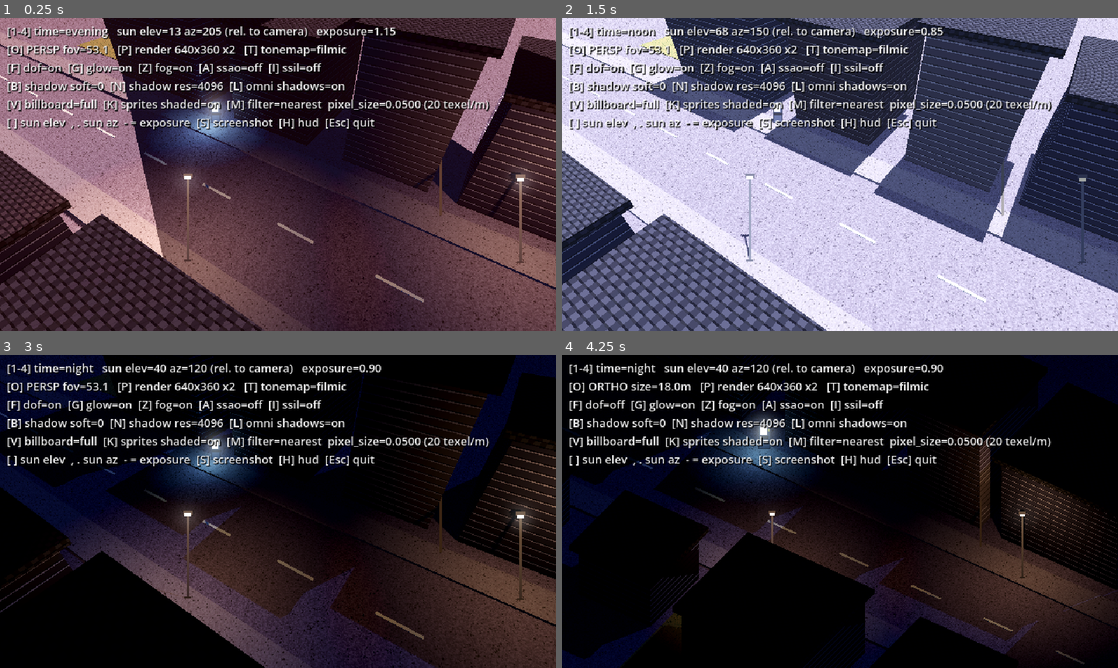
Above: before the commit, frames 1-4 (two rows, left to right).
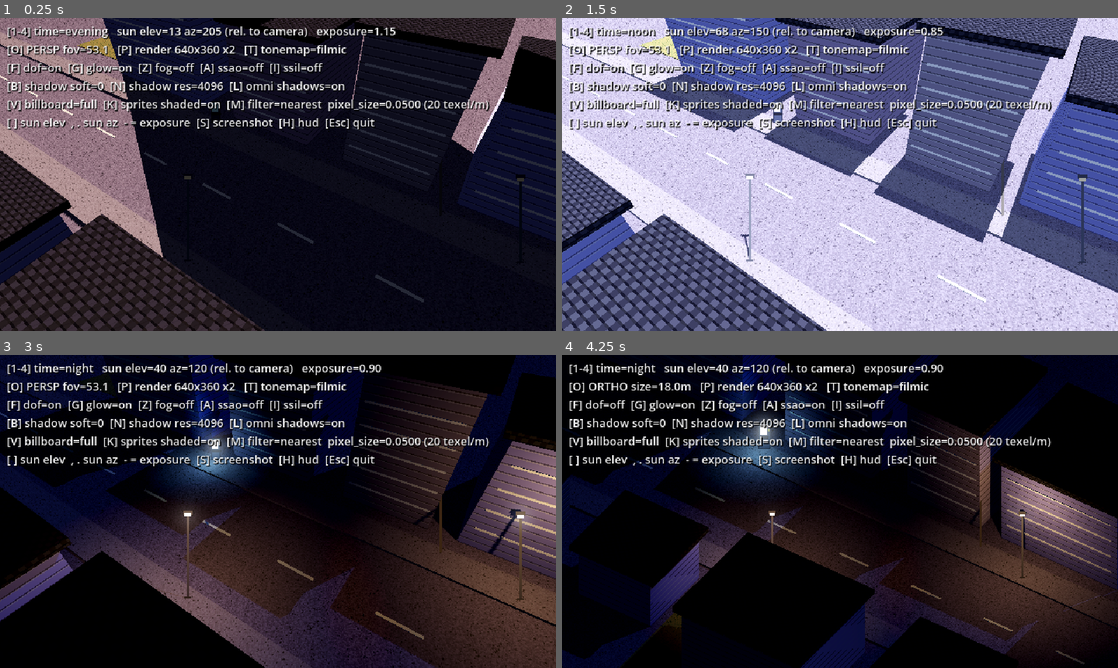
Above: after the commit, the same moments.

Repository: kijima-masaru/Game1
Game: Godot game, scene res://scenes/lookdev.tscn
The game is run twice, just before and just after one commit, with the same random seed, the same clock (stepped at 60 frames per second) and the same inputs. This scene is started directly instead of the project's main scene.
Inputs:
- Up to frame 1 (0.25 s): no input
- Up to frame 2 (1.5 s): tap Enter at 0.5 s; tap 1 at 0.6 s; tap Space at 1.25 s; hold S from 1.28 s (still down); tap 2 at 1.35 s
- Up to frame 3 (3 s): tap Enter at 2 s; release S at 2.03 s; tap 3 at 2.1 s; tap Space at 2.75 s; tap 4 at 2.85 s
- Up to frame 4 (4.25 s): tap Enter at 3.5 s; hold A from 3.53 s (still down); tap O at 3.6 s

The runs differ from the first frame. In frame 1, 51% of the frame differs, in the area x 0-100%, y 0-100%; in frame 2, 24%; in frame 3, 12%; in frame 4, 12%.

Commit message:
feat(lookdev): 較正フェーズ2 — 影比 0.120 への較正、tonemap 検証、面積率と色相の計測を追加
- A-1: linear と reinhard の一致は Godot の Reinhard が tonemap_white=1.0 で恒等写像に
  なるため（SHA-256 完全一致で確認）。white= 引数を追加し、比較セットに white=4 を追加。
  正しい比較の上で Filmic（white=1）が参考画像に最も近いことを再確認。
- A-2: 夕方の街灯が路面の大半を照らしていたことが判明。街灯 OFF・Fog OFF で
  路面の日向/日陰を点測定（幾何で日向/日陰を判定し縁から 2m 以上の点を自動選定）。
  ambient x1.30（0.234）で sRGB 比 0.120 / リニア 0.028。夕方プリセットの街灯を OFF に。
- A-3: tools/measure.py を追加（shadow_fraction、32bin ヒストグラム、明部/暗部の色相と彩度）。
  参考画像は L<20 が 25%、こちらは 55%。差の原因は影の中の階調（芯と開けた影の 2 段）。
  環境光の彩度を輝度一定で 0.3 倍にし、暗部の彩度 0.80 → 0.54（参考 0.43）。
- A-4: 壁アルベドを 0.18/0.35/0.50/0.65 でスイープ。推奨 0.50、最小 0.35。
  壁に白帯（0.1m、albedo 0.85）を追加。日陰でも線として読めるが色は環境光の青になる。
- tools/lookdev_calib.py（スイープ・点測定・シート）、lookdev.gd に
  white / lamps / ambient_mul / ambient_desat / wall_albedo / bands / probe / probe_grid 引数を追加。
- 所見は docs/lookdev/CALIBRATION.md。

Co-Authored-By: Claude Fable 5.1 <noreply@anthropic.com>

Diff:
--- /dev/null
+++ b/docs/lookdev/calib_p2_ambient.json
@@ -0,0 +1,208 @@
+{
+ "lit_point": {
+  "x": -6.0,
+  "z": 2.5,
+  "px": 125,
+  "py": 181,
+  "rgb": [
+   0.5464,
+   0.4209,
+   0.4444
+  ],
+  "shadow": false,
+  "margin": 2.0,
+  "wall": 3.4
+ },
+ "shadow_point": {
+  "x": 2.0,
+  "z": -2.5,
+  "px": 314,
+  "py": 186,
+  "rgb": [
+   0.0296,
+   0.0375,
+   0.1386
+  ],
+  "shadow": true,
+  "margin": 2.0,
+  "wall": 3.4
+ },
+ "rows": [
+  {
+   "mult": 1.0,
+   "lit_L": 114.56973333333333,
+   "sh_L": 10.991511111111112,
+   "ratio_srgb": 0.09593730203710968,
+   "ratio_lin": 0.021934909848703082,
+   "lit_rgb": [
+    139,
+    107,
+    113
+   ],
+   "sh_rgb": [
+    8,
+    10,
+    35
+   ],
+   "p50": 12.6,
+   "p95": 123.4,
+   "sf40": 0.782,
+   "dark_hue": 236.4,
+   "dark_sat": 0.867
+  },
+  {
+   "mult": 0.6,
+   "lit_L": 114.04386666666666,
+   "sh_L": 6.731244444444444,
+   "ratio_srgb": 0.05902329201200162,
+   "ratio_lin": 0.012834431343817567,
+   "lit_rgb": [
+    139,
+    107,
+    110
+   ],
+   "sh_rgb": [
+    4,
+    6,
+    25
+   ],
+   "p50": 8.1,
+   "p95": 122.4,
+   "sf40": 0.783,
+   "dark_hue": 237.9,
+   "dark_sat": 0.877
+  },
+  {
+   "mult": 0.45,
+   "lit_L": 113.73326666666667,
+   "sh_L": 5.148644444444444,
+   "ratio_srgb": 0.045269467723408195,
+   "ratio_lin": 0.009596022127178003,
+   "lit_rgb": [
+    139,
+    107,
+    109
+   ],
+   "sh_rgb": [
+    3,
+    4,
+    20
+   ],
+   "p50": 6.0,
+   "p95": 122.2,
+   "sf40": 0.783,
+   "dark_hue": 236.4,
+   "dark_sat": 0.896
+  },
+  {
+   "mult": 0.34,
+   "lit_L": 113.42266666666666,
+   "sh_L": 3.940066666666667,
+   "ratio_srgb": 0.03473791246899503,
+   "ratio_lin": 0.007219058307652077,
+   "lit_rgb": [
+    139,
+    106,
+    108
+   ],
+   "sh_rgb": [
+    2,
+    3,
+    17
+   ],
+   "p50": 4.8,
+   "p95": 122.1,
+   "sf40": 0.783,
+   "dark_hue": 236.6,
+   "dark_sat": 0.918
+  },
+  {
+   "mult": 0.26,
+   "lit_L": 113.32684444444443,
+   "sh_L": 3.0808666666666666,
+   "ratio_srgb": 0.027185674160167605,
+   "ratio_lin": 0.00556410402084359,
+   "lit_rgb": [
+    139,
+    106,
+    107
+   ],
+   "sh_rgb": [
+    2,
+    2,
+    13
+   ],
+   "p50": 3.7,
+   "p95": 122.0,
+   "sf40": 0.784,
+   "dark_hue": 239.1,
+   "dark_sat": 0.952
+  },
+  {
+   "mult": 0.2,
+   "lit_L": 113.22375555555556,
+   "sh_L": 2.229111111111111,
+   "ratio_srgb": 0.019687662718601062,
+   "ratio_lin": 0.004005334683157751,
+   "lit_rgb": [
+    139,
+    106,
+    107
+   ],
+   "sh_rgb": [
+    1,
+    2,
+    10
+   ],
+   "p50": 2.7,
+   "p95": 121.8,
+   "sf40": 0.784,
+   "dark_hue": 239.7,
+   "dark_sat": 0.919
+  },
+  {
+   "mult": 0.15,
+   "lit_L": 113.04088888888889,
+   "sh_L": 1.711711111111111,
+   "ratio_srgb": 0.015142406680768413,
+   "ratio_lin": 0.003086321172404263,
+   "lit_rgb": [
+    139,
+    106,
+    107
+   ],
+   "sh_rgb": [
+    1,
+    1,
+    8
+   ],
+   "p50": 2.3,
+   "p95": 121.7,
+   "sf40": 0.784,
+   "dark_hue": 235.0,
+   "dark_sat": 0.983
+  },
+  {
+   "mult": 0.1,
+   "lit_L": 113.02484444444444,
+   "sh_L": 1.296822222222222,
+   "ratio_srgb": 0.011473780199358331,
+   "ratio_lin": 0.0023388965853032772,
+   "lit_rgb": [
+    139,
+    106,
+    106
+   ],
+   "sh_rgb": [
+    1,
+    1,
+    5
+   ],
+   "p50": 1.4,
+   "p95": 121.4,
+   "sf40": 0.784,
+   "dark_hue": 240.0,
+   "dark_sat": 0.897
+  }
+ ]
+}
--- /dev/null
+++ b/docs/lookdev/calib_p2up_ambient.json
@@ -0,0 +1,164 @@
+{
+ "lit_point": {
+  "x": -6.0,
+  "z": 2.5,
+  "px": 125,
+  "py": 181,
+  "rgb": [
+   0.5464,
+   0.4209,
+   0.4444
+  ],
+  "shadow": false,
+  "margin": 2.0,
+  "wall": 3.4
+ },
+ "shadow_point": {
+  "x": 2.0,
+  "z": -2.5,
+  "px": 314,
+  "py": 186,
+  "rgb": [
+   0.0296,
+   0.0375,
+   0.1386
+  ],
+  "shadow": true,
+  "margin": 2.0,
+  "wall": 3.4
+ },
+ "rows": [
+  {
+   "mult": 1.0,
+   "lit_L": 114.56973333333333,
+   "sh_L": 10.991511111111112,
+   "ratio_srgb": 0.09593730203710968,
+   "ratio_lin": 0.021934909848703082,
+   "lit_rgb": [
+    139,
+    107,
+    113
+   ],
+   "sh_rgb": [
+    8,
+    10,
+    35
+   ],
+   "p50": 12.6,
+   "p95": 123.4,
+   "sf40": 0.782,
+   "dark_hue": 236.4,
+   "dark_sat": 0.867
+  },
+  {
+   "mult": 1.15,
+   "lit_L": 114.99946666666665,
+   "sh_L": 12.580933333333332,
+   "ratio_srgb": 0.1093999276518384,
+   "ratio_lin": 0.025360308699384836,
+   "lit_rgb": [
+    139,
+    108,
+    115
+   ],
+   "sh_rgb": [
+    9,
+    11,
+    39
+   ],
+   "p50": 14.5,
+   "p95": 123.5,
+   "sf40": 0.763,
+   "dark_hue": 237.6,
+   "dark_sat": 0.865
+  },
+  {
+   "mult": 1.3,
+   "lit_L": 115.27026666666666,
+   "sh_L": 13.884266666666667,
+   "ratio_srgb": 0.12044967942007596,
+   "ratio_lin": 0.02844349470099059,
+   "lit_rgb": [
+    140,
+    108,
+    116
+   ],
+   "sh_rgb": [
+    10,
+    12,
+    42
+   ],
+   "p50": 15.7,
+   "p95": 123.9,
+   "sf40": 0.763,
+   "dark_hue": 236.3,
+   "dark_sat": 0.872
+  },
+  {
+   "mult": 1.45,
+   "lit_L": 115.44555555555556,
+   "sh_L": 15.234844444444445,
+   "ratio_srgb": 0.1319656211201047,
+   "ratio_lin": 0.031839188916916325,
+   "lit_rgb": [
+    140,
+    108,
+    117
+   ],
+   "sh_rgb": [
+    11,
+    14,
+    45
+   ],
+   "p50": 16.8,
+   "p95": 124.3,
+   "sf40": 0.762,
+   "dark_hue": 235.6,
+   "dark_sat": 0.879
+  },
+  {
+   "mult": 1.6,
+   "lit_L": 115.67611111111111,
+   "sh_L": 16.537733333333332,
+   "ratio_srgb": 0.14296584812959556,
+   "ratio_lin": 0.03520689616311496,
+   "lit_rgb": [
+    140,
+    108,
+    118
+   ],
+   "sh_rgb": [
+    12,
+    15,
+    47
+   ],
+   "p50": 18.8,
+   "p95": 124.5,
+   "sf40": 0.762,
+   "dark_hue": 237.6,
+   "dark_sat": 0.851
+  },
+  {
+   "mult": 2.0,
+   "lit_L": 116.43293333333332,
+   "sh_L": 19.715999999999998,
+   "ratio_srgb": 0.16933353335310627,
+   "ratio_lin": 0.044209898721830065,
+   "lit_rgb": [
+    140,
+    109,
+    121
+   ],
+   "sh_rgb": [
+    15,
+    18,
+    54
+   ],
+   "p50": 22.0,
+   "p95": 125.4,
+   "sf40": 0.761,
+   "dark_hue": 235.9,
+   "dark_sat": 0.86
+  }
+ ]
+}
--- a/scripts/lookdev.gd
+++ b/scripts/lookdev.gd
@@ -13,7 +13,11 @@
 ##   time=morning|noon|evening|night   proj=persp|ortho   tonemap=linear|reinhard|filmic|aces|agx
 ##   dof=0|1  glow=0|1  fog=0|1  ssao=0|1  ssil=0|1  pixel=1|2|3（描画解像度の縮小倍率）
 ##   soft=0|1|2（影のやわらかさ）  shadowres=2048|4096|8192  omnishadow=0|1
-##   billboard=y|full  shaded=0|1  filter=nearest|mipmap  glow_intensity=<f>  glow_threshold=<f>  glow_levels=3,5  emissive_energy=<f>  hud=0|1  sun_elev=<deg>  sun_az=<deg>  exposure=<f>
+##   billboard=y|full  shaded=0|1  filter=nearest|mipmap  glow_intensity=<f>  glow_threshold=<f>  glow_levels=3,5  emissive_energy=<f>  hud=0|1
+##   white=<f>（tonemap_white。Reinhard は 1.0 だと恒等写像になる）  lamps=0|1（点光源と発光板の強制 on/off）
+##   ambient_mul=<f>（環境光エネルギーの倍率。較正用）  ambient_desat=<f>（環境光の彩度を輝度一定で落とす。0〜1）  wall_albedo=<f>（壁の基準アルベド。未指定はプリセット色）
+##   bands=0|1（壁の白い細帯ジオメトリ）  probe=x,z;x,z（路面上の計測点。撮影時に画素値を PROBE 行で出力）
+##   probe_grid=1（路面全体の候補点を格子で出力。較正ツールが日向・日陰の芯を選ぶ）  sun_elev=<deg>  sun_az=<deg>  exposure=<f>
 ##   shot=<PNGの絶対パス>   指定フレーム後に撮影して終了
 ##   frames=<n>             撮影までに待つフレーム数（既定 40）
 ##
@@ -66,9 +70,9 @@
 		"sun_elev": 13.0, "sun_az": 205.0, "sun_color": Color(1.0, 0.84, 0.70), "sun_energy": 4.2,
 		"sky_top": Color(0.20, 0.18, 0.34), "sky_horizon": Color(0.85, 0.45, 0.30),
 		"ground_horizon": Color(0.30, 0.22, 0.26), "ground_bottom": Color(0.08, 0.07, 0.10),
-		"ambient": Color(0.28, 0.34, 0.62), "ambient_energy": 0.18,
+		"ambient": Color(0.327, 0.345, 0.429), "ambient_energy": 0.234,   # 輝度は (0.28,0.34,0.62) と同じ、彩度を 0.3 倍（影の彩度 0.80→0.54、参考 0.43）。0.18 x 1.30 で路面の影比 0.120
 		"fog_color": Color(0.55, 0.32, 0.30), "fog_density": 0.0015, "fog_energy": 0.7,
-		"exposure": 1.15, "lamps": true, "sky_energy": 0.7,
+		"exposure": 1.15, "lamps": false, "sky_energy": 0.7,   # 夕方は街灯を点けない（街灯が路面の大半を照らして較正を狂わせる）
 	},
 	"night": {
 		"sun_elev": 40.0, "sun_az": 120.0, "sun_color": Color(0.55, 0.65, 0.95), "sun_energy": 0.10,
@@ -87,7 +91,7 @@
 var tonemap := "filmic"
 var dof_on := true
 var glow_on := true
-var fog_on := true
+var fog_on := false           # Fog は黒を浮かせる。参考画像に霞は無い
 var ssao_on := false
 var ssil_on := false
 var pixel_scale := 2            # 1 = 1280x720 そのまま、2 = 640x360 を 2 倍、3 = 426x240 を 3 倍
@@ -100,6 +104,15 @@
 var hud_on := true
 var glow_intensity := 1.0
 var glow_threshold := 0.9
+var tonemap_white := 1.0
+var lamps_override := -1        # -1: プリセットに従う / 0,1: 強制
+var ambient_desat := 0.0        # 環境光の彩度を輝度を保って落とす割合（0 = そのまま、0.5 = 半分）
+var ambient_mul := 1.0          # 較正用。既定値 1.0 = プリセットの ambient_energy そのまま
+var wall_albedo := 0.50         # 壁の基準アルベド（リニア輝度）。0.35 未満は日陰で黒に潰れる。NAN でプリセット色
+var bands_on := true
+var probes: Array[Vector3] = []
+var probe_grid := false
+var bldg_aabbs: Array[AABB] = []
 var emissive_energy := 4.0     # 発光板の emission 倍率。1〜2 では Glow の閾値(0.9)に届かず光らない。4〜8 が実用域、12 以上は塊になる
 var glow_levels := "3,5"        # 有効にする Glow レベル（1 = 1/2 解像度 … 7 = 1/128）。Godot 既定は 3,5
 var sun_elev_override := NAN
@@ -188,6 +201,25 @@
 				glow_levels = v
 			"emissive_energy":
 				emissive_energy = float(v)
+			"white":
+				tonemap_white = float(v)
+			"lamps":
+				lamps_override = 1 if _b(v) else 0
+			"ambient_mul":
+				ambient_mul = float(v)
+			"ambient_desat":
+				ambient_desat = float(v)
+			"wall_albedo":
+				wall_albedo = float(v)
+			"bands":
+				bands_on = _b(v)
+			"probe":
+				for pt in v.split(";", false):
+					var xz := pt.split(",")
+					if xz.size() == 2:
+						probes.append(Vector3(float(xz[0]), 0.0, float(xz[1])))
+			"probe_grid":
+				probe_grid = _b(v)
 			"hud":
 				hud_on = _b(v)
 			"sun_elev":
@@ -302,6 +334,15 @@
 	return mi
 
 
+## 壁の基準色。wall_albedo が指定されていれば、色相を保って輝度（リニア）をその値に揃える。
+func _wall_base(preset: Color) -> Color:
+	if is_nan(wall_albedo):
+		return preset
+	var lum := 0.2126 * preset.r + 0.7152 * preset.g + 0.0722 * preset.b
+	var k := wall_albedo / maxf(lum, 0.001)
+	return Color(minf(preset.r * k, 1.0), minf(preset.g * k, 1.0), minf(preset.b * k, 1.0))
+
+
 func _build_world() -> void:
 	# 地面（路面）。街路は X 軸方向、幅 7m。
 	var asphalt := _mat(_asphalt_image(64, Color(0.42, 0.39, 0.47), 0.06))
@@ -333,9 +374,9 @@
 		b.cast_shadow = GeometryInstance3D.SHADOW_CASTING_SETTING_OFF
 
 	# 建物: 直方体 + 屋根の薄い直方体。街路の両側に並べる。
-	var wall_a := _mat(_siding_image(Color(0.16, 0.16, 0.24), Color(0.62, 0.62, 0.70)))
-	var wall_b := _mat(_siding_image(Color(0.20, 0.18, 0.22), Color(0.55, 0.52, 0.55)))
-	var wall_c := _mat(_siding_image(Color(0.30, 0.28, 0.32), Color(0.70, 0.68, 0.72)))
+	var wall_a := _mat(_siding_image(_wall_base(Color(0.16, 0.16, 0.24)), Color(0.62, 0.62, 0.70)))
+	var wall_b := _mat(_siding_image(_wall_base(Color(0.20, 0.18, 0.22)), Color(0.55, 0.52, 0.55)))
+	var wall_c := _mat(_siding_image(_wall_base(Color(0.30, 0.28, 0.32)), Color(0.70, 0.68, 0.72)))
 	var roof := _mat(_roof_image())
 	var specs := [
 		# [x, side(+1 手前/-1 向こう), width, height, depth, wall]
@@ -351,6 +392,10 @@
 		[6.0, 1, 8.0, 4.5, 7.0, wall_b],
 		[17.0, 1, 6.0, 4.0, 6.0, wall_c],
 	]
+	var band_mat := StandardMaterial3D.new()
+	band_mat.albedo_color = Color(0.85, 0.85, 0.85)
+	band_mat.roughness = 1.0
+	band_mat.specular_mode = BaseMaterial3D.SPECULAR_DISABLED
 	var idx := 0
 	for s in specs:
 		var x: float = s[0]
@@ -362,6 +407,16 @@
 		var z := side * (3.5 + 1.8 + 1.0 + d * 0.5)
 		_box(Vector3(w, h, d), Vector3(x, h * 0.5, z), m, "Bldg%d" % idx)
 		_box(Vector3(w + 0.8, 0.35, d + 0.8), Vector3(x, h + 0.175, z), roof, "Roof%d" % idx)
+		bldg_aabbs.append(AABB(Vector3(x - w * 0.5, 0.0, z - d * 0.5), Vector3(w, h, d)))
+		bldg_aabbs.append(AABB(Vector3(x - (w + 0.8) * 0.5, h, z - (d + 0.8) * 0.5), Vector3(w + 0.8, 0.35, d + 0.8)))
+		if bands_on:
+			# 白い細帯（幅 0.1m・albedo 0.85）。街路に面した壁に数本。日陰で「線」として読めるかを見る
+			var face_z := z - side * (d * 0.5 + 0.02)
+			var band_y := 1.2
+			while band_y < h - 0.6:
+				var bb := _box(Vector3(w * 0.9, 0.1, 0.04), Vector3(x, band_y, face_z), band_mat, "Band%d_%d" % [idx, int(band_y * 10)])
+				bb.cast_shadow = GeometryInstance3D.SHADOW_CASTING_SETTING_OFF
+				band_y += 1.2
 		idx += 1
 
 
@@ -517,7 +572,9 @@
 	env.sky = sky
 	env.ambient_light_source = Environment.AMBIENT_SOURCE_COLOR
 	env.reflected_light_source = Environment.REFLECTION_SOURCE_DISABLED
-	env.tonemap_white = 1.0
+	env.tonemap_white = tonemap_white
+	env.sdfgi_enabled = false
+	env.ssr_enabled = false
 	env.glow_intensity = 1.0
 	env.glow_bloom = 0.0
 	env.glow_hdr_threshold = 0.9
@@ -619,14 +676,20 @@
 	sky_mat.ground_horizon_color = t["ground_horizon"]
 	sky_mat.ground_bottom_color = t["ground_bottom"]
 	sky_mat.energy_multiplier = t["sky_energy"]
-	env.ambient_light_color = t["ambient"]
-	env.ambient_light_energy = t["ambient_energy"]
+	var amb: Color = t["ambient"]
+	if ambient_desat > 0.0:
+		var y := 0.2126 * amb.r + 0.7152 * amb.g + 0.0722 * amb.b
+		amb = Color(lerpf(amb.r, y, ambient_desat), lerpf(amb.g, y, ambient_desat), lerpf(amb.b, y, ambient_desat))
+	env.ambient_light_color = amb
+	env.ambient_light_energy = t["ambient_energy"] * ambient_mul
 	env.fog_light_color = t["fog_color"]
 	env.fog_density = t["fog_density"]
 	env.fog_light_energy = t["fog_energy"]
 	env.tonemap_exposure = t["exposure"] if is_nan(exposure_override) else exposure_override
 
 	var lamps_on: bool = t["lamps"]
+	if lamps_override >= 0:
+		lamps_on = lamps_override == 1
 	for l in lamps:
 		l.visible = lamps_on
 	for e in emissives:
@@ -650,6 +713,7 @@
 
 func _apply_env_toggles() -> void:
 	env.tonemap_mode = TONEMAPS[tonemap]
+	env.tonemap_white = tonemap_white
 	env.glow_enabled = glow_on
 	env.glow_intensity = glow_intensity
 	env.glow_hdr_threshold = glow_threshold
@@ -718,6 +782,67 @@
 	var img := get_viewport().get_texture().get_image()
 	var err := img.save_png(path)
 	print("lookdev: shot %s size=%s err=%d" % [path, img.get_size(), err])
+	_report_probes(img)
+
+
+## 路面上の計測点。ワールド座標 (x, 0, z) を画面へ投影し、3x3 の平均画素値と、
+## 太陽光が建物に遮られているか（幾何で判定）、日向/日陰の縁からの余裕（m）を出力する。
+## 出力は 1 行 1 点の JSON（先頭 "PROBE "）。較正ツールがこれを読む。
+func _report_probes(img: Image) -> void:
+	var pts := probes.duplicate()
+	if probe_grid:
+		for xi in range(-18, 19):
+			for zz in [-2.5, -1.25, 0.0, 1.25, 2.5]:
+				pts.append(Vector3(float(xi), 0.0, zz))
+	if pts.is_empty():
+		return
+	var sun_dir := -sun.global_transform.basis.z   # 光の進む向き
+	var size := img.get_size()
+	for p in pts:
+		if cam.is_position_behind(p):
+			continue
+		var sp := cam.unproject_position(p)
+		var px := int(round(sp.x))
+		var py := int(round(sp.y))
+		if px < 1 or py < 1 or px >= size.x - 1 or py >= size.y - 1:
+			continue
+		var acc := Vector3.ZERO
+		for dy in range(-1, 2):
+			for dx in range(-1, 2):
+				var c := img.get_pixel(px + dx, py + dy)
+				acc += Vector3(c.r, c.g, c.b)
+		acc /= 9.0
+		var shadow := _in_sun_shadow(p, sun_dir)
+		var margin := 0.0
+		for r in [0.5, 1.0, 1.5, 2.0]:
+			var same := true
+			for o in [Vector3(r, 0, 0), Vector3(-r, 0, 0), Vector3(0, 0, r), Vector3(0, 0, -r)]:
+				if _in_sun_shadow(p + o, sun_dir) != shadow:
+					same = false
+					break
+			if not same:
+				break
+			margin = r
+		var wall_dist := _dist_to_buildings(p)
+		print("PROBE {\"x\":%.2f,\"z\":%.2f,\"px\":%d,\"py\":%d,\"rgb\":[%.4f,%.4f,%.4f],\"shadow\":%s,\"margin\":%.1f,\"wall\":%.2f}" % [
+			p.x, p.z, px, py, acc.x, acc.y, acc.z, "true" if shadow else "false", margin, wall_dist])
+
+
+func _in_sun_shadow(p: Vector3, sun_dir: Vector3) -> bool:
+	var from := p + Vector3(0, 0.02, 0)
+	var to_sun := -sun_dir
+	for bb in bldg_aabbs:
+		if bb.intersects_ray(from, to_sun) != null:
+			return true
+	return false
+
+
+func _dist_to_buildings(p: Vector3) -> float:
+	var best := 1e9
+	for bb in bldg_aabbs:
+		var q := Vector3(clampf(p.x, bb.position.x, bb.end.x), p.y, clampf(p.z, bb.position.z, bb.end.z))
+		best = minf(best, p.distance_to(q))
+	return best
 
 
 # ============================================================================
Binary file added: docs/lookdev/calib_p2_ambient.png
Binary file added: docs/lookdev/calib_p2_best.png
Binary file added: docs/lookdev/calib_p2_points.png
Binary file added: docs/lookdev/calib_p2_tonemap_w1.png
Binary file added: docs/lookdev/calib_p2_tonemap_w4.png
Binary file added: docs/lookdev/calib_p2_wall.png
Binary file added: docs/lookdev/calib_p2_wall_closeup.png
Binary file added: docs/lookdev/calib_p2up_ambient.png
Binary file added: docs/lookdev/calib_p2up_points.png
Binary file added: docs/lookdev/hist_ref_vs_best.png
Binary file added: docs/lookdev/hist_ref_vs_render.png
Binary file changed: docs/lookdev/sheet_night.png
(and 13 more such lines)
